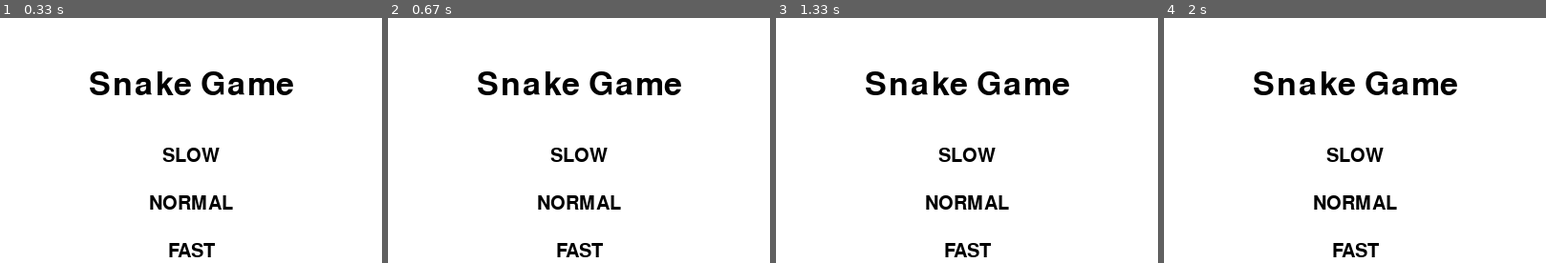
Above: before the commit, frames 1-4 (left to right).
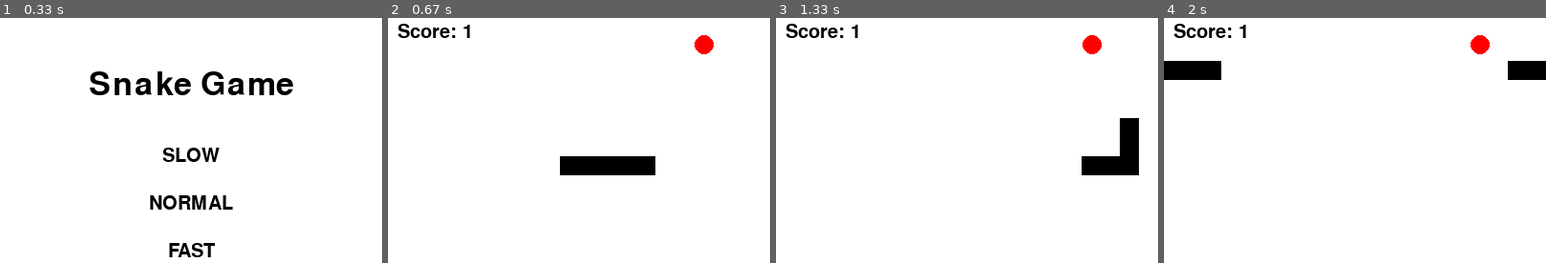
Above: after the commit, the same moments.

Repository: rjrizani/pygame
Game: pygame game, started from snake_game/snake.py
Two runs of this game, one before a commit and one after it. Both use one fixed random seed, a clock stepped at 60 frames per second and the inputs below.
Inputs (mouse positions are in pixels of both pictures, inside the frame that each line leads up to):
- Up to frame 1 (0.33 s): no input
- Up to frame 2 (0.67 s): click "NORMAL" at 0.38 s
- Up to frame 3 (1.33 s): hold Right 0.67-1.13 s; move the mouse to (951, 167) at 0.7 s; hold Up from 1.17 s (still down)
- Up to frame 4 (2 s): release Up at 1.63 s; hold Right from 1.67 s (still down)

Frame 1 is identical in both runs. In frame 2, 6.5% of the frame differs, in the area x 2-86%, y 2-98%; in frame 3, 6.8%, in the area x 2-95%, y 2-98%; in frame 4, 6.8%.

Commit message:
counter, regform, snake

Diff:
--- /dev/null
+++ b/counter/counter.py
@@ -0,0 +1,52 @@
+import tkinter as tk
+
+window = tk.Tk()
+
+'''
+window.title("my first GUI")
+greeting = tk.Label(text="Hello, Tkinter",fg="white",bg="black",
+                    width=20,height=20)
+greeting.pack()
+
+lebel = tk.Label(window, text="Hello sabih")
+lebel.config(text= "Hello ahmad sudah termodifikasi")
+lebel.config(font=("Arial", 18))
+lebel.pack()
+
+def on_button():
+    lebel.config(text="Hello ahmad sudah klik button")
+
+button = tk.Button(window, text="click me", command=on_button)
+button.pack()
+'''
+window.title("Counter App")
+window.config(bg="lightblue")
+def increase():
+    global counter
+    counter += 1
+    lebel.config(text=f"Counter: {counter}")
+
+def decrease():
+    global counter
+    counter -= 1
+    lebel.config(text=f"Counter: {counter}")
+
+counter = 0
+lebel = tk.Label(text=f"Counter: {counter}")
+lebel.pack(pady=20)
+
+increase_button = tk.Button(text="Increase", command=increase,
+                            bg="green", fg="white", font=("Arial", 20),
+                            borderwidth=1,relief=tk.RIDGE,
+                            activebackground="green",
+                            )
+increase_button.pack(side="left",pady=20,padx=10)
+
+decrease_button = tk.Button(text="Decrease", command=decrease)
+decrease_button.pack(side="left",pady=20, padx=10)
+
+
+
+
+
+window.mainloop()
--- /dev/null
+++ b/registration_form/regForm.py
@@ -0,0 +1,93 @@
+import tkinter as tk
+from tkinter import ttk
+from tkinter import messagebox
+
+def submit_form():
+    name = name_entry.get()
+    email = email_entry.get()
+    gender = gender_var.get()
+    country = country_var.get()
+    password = password_entry.get()
+    comfirm_password = comfirm_password_entry.get()
+
+    if name == "" or email == "" or gender == "" or country == "" or password == "" or comfirm_password == "":
+        messagebox.showerror("Error", "Please fill in all fields")
+    elif password != comfirm_password:
+        messagebox.showerror("Error", "Passwords do not match")
+    else:
+        messagebox.showinfo("Success", "Registration successful")
+
+root = tk.Tk()
+root.title("Registration Form")
+root.geometry("400x400")
+root.configure(bg='#E6E6FA')
+
+style = ttk.Style()
+style.theme_use('clam')
+
+style.configure("Tlabel", font=("Helvetica", 12), background="#E6E6FA")   #atur warna bg dan font label
+
+style.configure("TEntry", font=("Helvetica", 12), background="white", foreground="black")   #atur warna bg dan font entry
+
+style.configure("TButton", font=("Helvetica", 12), background="white", foreground="black")   #atur warna bg dan font button
+
+style.configure("TCombobox", font=("Helvetica", 12), background="white", foreground="black")   #atur warna bg dan font combobox
+
+name_label = ttk.Label(root, text="Name: ")
+name_label.grid(row=0, column=0, padx=10, pady=5, sticky=tk.W)
+name_entry = ttk.Entry(root, width=30)
+name_entry.grid(row=0, column=1, padx=10, pady=5)
+
+email_label = ttk.Label(root, text="Email: ")
+email_label.grid(row=1, column=0, padx=10, pady=5, sticky=tk.W)
+email_entry = ttk.Entry(root, width=30)
+email_entry.grid(row=1, column=1, padx=10, pady=5)
+
+password_label = ttk.Label(root, text="Password: ")
+password_label.grid(row=2, column=0, padx=10, pady=5, sticky=tk.W)
+password_entry = ttk.Entry(root, width=30, show="*")
+password_entry.grid(row=2, column=1, padx=10, pady=5)
+
+bio_label = ttk.Label(root, text="Bio: ")
+bio_label.grid(row=3, column=0, padx=10, pady=5, sticky=tk.W)
+
+bio_entry = ttk.Entry(root, width=30)
+bio_entry.grid(row=3, column=1, padx=10, pady=5)
+
+gender_label = ttk.Label(root, text="Gender: ")
+gender_label.grid(row=4, column=0, padx=10, pady=5, sticky=tk.W)
+gender_var = tk.StringVar()
+gender_var.set("Male")      #defaul value
+male_radio = ttk.Radiobutton(root, text="Male", variable=gender_var, value="Male")
+male_radio.grid(row=4, column=1, padx=10, pady=5, sticky=tk.W)
+female_radio = ttk.Radiobutton(root, text="Female", variable=gender_var, value="Female")
+female_radio.grid(row=4, column=1, padx=70, pady=5, sticky=tk.W)
+
+country_var = tk.StringVar()
+country_var.set("Indonesia")
+country_dropdown = ttk.Combobox(root, textvariable=country_var, values=["USA", "Canada", "Australia", "Rusia"])
+country_dropdown.grid(row=5, column=1, padx=10, pady=5, sticky=tk.W)
+
+comfirm_password = ttk.Label(root, text="Comfirm Password: ")
+comfirm_password.grid(row=6, column=0, padx=10, pady=5, sticky=tk.W)
+comfirm_password_entry = ttk.Entry(root, width=30, show="*")
+comfirm_password_entry.grid(row=6, column=1, padx=10, pady=5)
+
+
+submit_button = ttk.Button(root, text="Submit", command=submit_form)
+submit_button.grid(row=7, column=1, padx=10, pady=5, sticky=tk.W+tk.E)
+
+submit_button_style = ttk.Style()
+submit_button_style.configure("TButton", font=("Helvetica", 12), background="white", foreground="blue")
+
+submit_button_style.map(
+    "TButton",
+    foreground=[("pressed", "red"), ("active", "blue")],
+    background=[("pressed", "!disabled", "black"), ("active", "white")]
+)
+
+submit_button["style"] = "Custom.TButton"
+
+
+
+root.mainloop()
--- a/snake_game/snake.py
+++ b/snake_game/snake.py
@@ -127,12 +127,40 @@
                     snake.change_direction(1, 0)
         snake.move()
 
+        head = snake.get_head()
+        if distance(head, food.get_position()) < 20:
+            snake.grow()
+            food.respawn()
+            score += 1
 
+        #cek kalo snake nyetuh diri sendiri
+        if head in snake.get_body():
+            #draw gameOver
+            font = pygame.font.Font(None, 50)
+            text = font.render("Game Over", True, BLACK)
+            window.blit(text, (WIDTH // 2 - text.get_width() // 2, HIGHT // 2 - text.get_height() // 2))
+            pygame.display.update()
+            time.sleep(2)
+            pygame.quit()
+            return
 
+        window.fill(WHITE)
 
+        #draw snake's body as black rectangles
+        for segment in snake.body:
+            pygame.draw.rect(window, BLACK, (segment[0], segment[1], 20, 20))
 
+        RED = (255, 0, 0)
+        #draw food as a red circle
+        pygame.draw.circle(window, RED, food.get_position(), 10)
 
+        #draw score
+        font = pygame.font.Font(None, 30)
+        text = font.render("Score: " + str(score), True, BLACK)
+        window.blit(text, (10, 10))
 
+        pygame.display.update()
+        clock.tick(snake_speed)
 
 if __name__ == "__main__":
     main()
